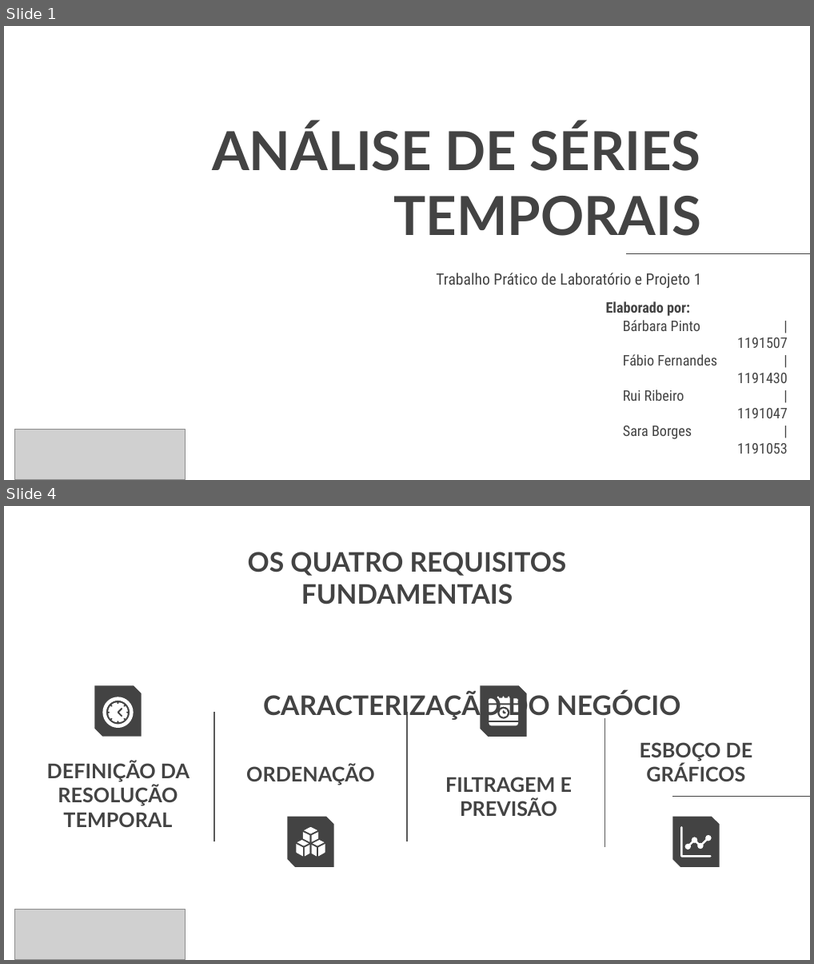
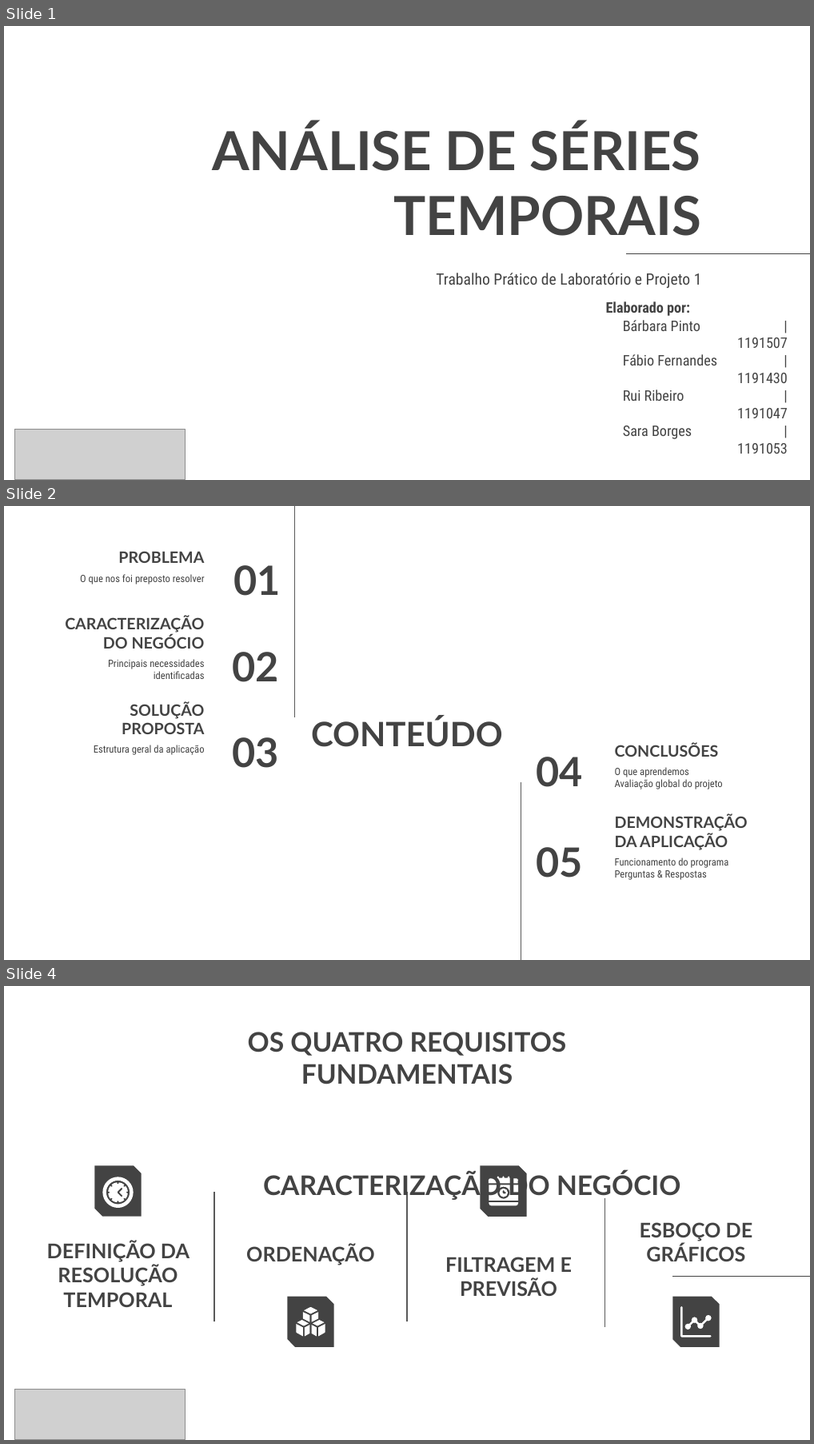
Before and after one commit to MadDinosaur/ISEP-LAPR1, a slide deck: TurmaDK_Grupo05_relatorio.PPT.pptx. Shown one above the other, each under a label of ours: slides 1 and 4 before the commit, slides 1, 2 and 4 after it; the slides between them are not shown. The pictures are 814x964 and 814x1444 pixels, drawn with LibreOffice and Linux fonts; fonts in the diff are those of the drawing; grey boxes stand for pictures; background and template pictures are left out. Boxes give left, top, right and bottom in pixels: in the first picture for what was removed or moved away, otherwise in the second. Text is boxed around its words. In the diff, an @@ line names an element or a change of style, - is before the commit and + after.

```diff
--- a/TurmaDK_Grupo05_relatorio.PPT.pptx
+++ b/TurmaDK_Grupo05_relatorio.PPT.pptx
@@ slide 2 added at (x1=4, y1=506, x2=810, y2=960), background picture (left out) @@
@@ line added from (295, 506) to (295, 717), #595959 0.75 pt @@
@@ title added at (x1=118, y1=551, x2=204, y2=563), 14 pt, text #434343, bold @@
+PROBLEMA
@@ subtitle added at (x1=80, y1=574, x2=205, y2=584), 9 pt, text #434343 @@
+O que nos foi preposto resolver
@@ title added at (x1=234, y1=565, x2=280, y2=596), 36 pt, text #434343, bold @@
+01
@@ title added at (x1=65, y1=616, x2=205, y2=648), 14 pt, text #434343, bold @@
+CARACTERIZAÇÃO DO NEGÓCIO
@@ subtitle added at (x1=108, y1=659, x2=205, y2=679), 9 pt, text #434343 @@
+Principais necessidades identificadas
@@ title added at (x1=233, y1=652, x2=279, y2=682), 36 pt, text #434343, bold @@
+02
@@ title added at (x1=122, y1=702, x2=204, y2=734), 14 pt, text #434343, bold @@
+SOLUÇÃO PROPOSTA
@@ title added at (x1=311, y1=717, x2=503, y2=747), 30 pt, text #434343, bold @@
+CONTEÚDO
@@ subtitle added at (x1=94, y1=744, x2=205, y2=755), 9 pt, text #434343 @@
+Estrutura geral da aplicação
@@ title added at (x1=233, y1=737, x2=279, y2=768), 36 pt, text #434343, bold @@
+03
@@ title added at (x1=615, y1=743, x2=719, y2=756), 14 pt, text #434343, bold @@
+CONCLUSÕES
@@ title added at (x1=537, y1=756, x2=583, y2=787), 36 pt, text #434343, bold @@
+04
@@ subtitle added at (x1=615, y1=767, x2=723, y2=789), 9 pt, text #434343 @@
+O que aprendemos
+Avaliação global do projeto
@@ line added from (521, 782) to (521, 960), #595959 0.75 pt @@
@@ title added at (x1=615, y1=814, x2=748, y2=850), 14 pt, text #434343, bold @@
+DEMONSTRAÇÃO DA APLICAÇÃO
@@ title added at (x1=537, y1=847, x2=583, y2=877), 36 pt, text #434343, bold @@
+05
@@ subtitle added at (x1=615, y1=857, x2=730, y2=880), 9 pt, text #434343 @@
+Funcionamento do programa
+Perguntas & Respostas
```
Also in this commit, not shown: 4 slides changed, 1 slide removed.
